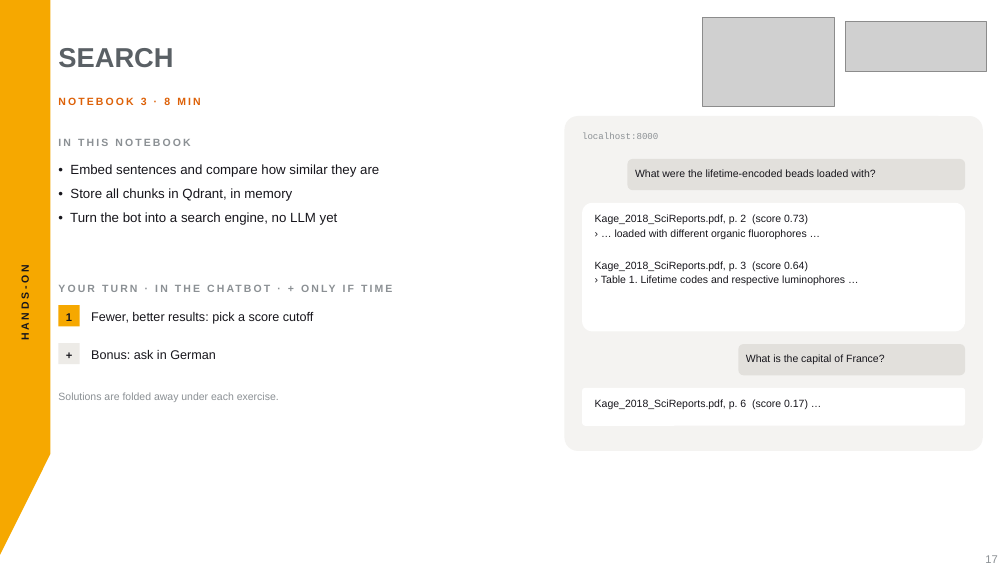
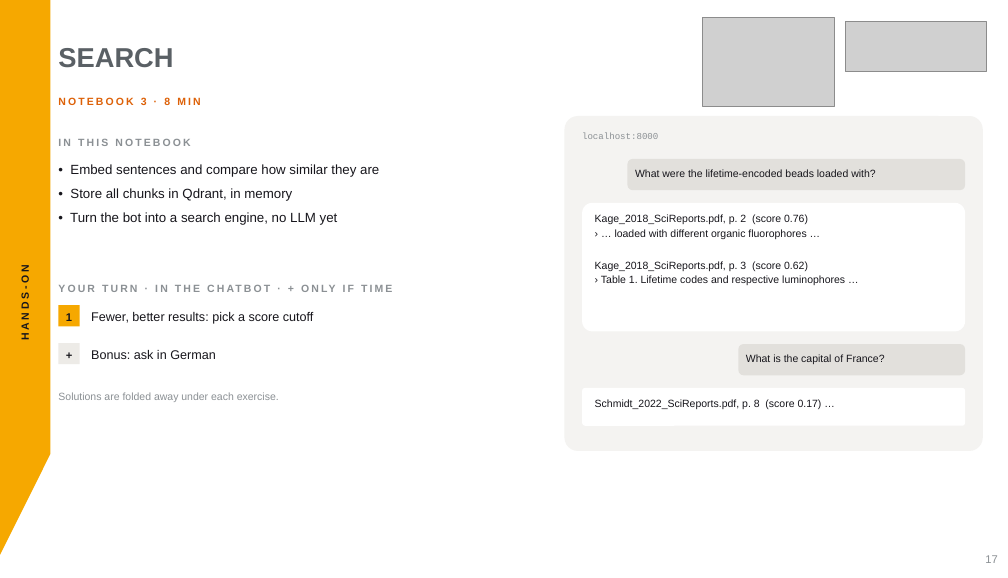
Before and after one commit to aihpi/workshop-rag-basics, a slide deck: slide 17 of slides/rag-workshop.pptx. Drawn at 1008x578 pixels with LibreOffice and Linux fonts; fonts in the diff are those of the drawing; grey boxes stand for pictures. Boxes give left, top, right and bottom in pixels: in the first picture for what was removed or moved away, otherwise in the second. Text is boxed around its words. In the diff, an @@ line names an element or a change of style, - is before the commit and + after.

```diff
--- a/slides/rag-workshop.pptx
+++ b/slides/rag-workshop.pptx
@@ text at bbox=[595, 214, 845, 285]: text changed @@
-Kage_2018_SciReports.pdf, p. 2 (score 0.73)
-› … loaded with different organic fluorophores …
-Kage_2018_SciReports.pdf, p. 3 (score 0.64)
-› Table 1. Lifetime codes and respective luminophores …
+Kage_2018_SciReports.pdf, p. 2 (score 0.76)
+› … loaded with different organic fluorophores …
+Kage_2018_SciReports.pdf, p. 3 (score 0.62)
+› Table 1. Lifetime codes and respective luminophores …
@@ text at bbox=[595, 399, 822, 409]: text changed @@
-Kage_2018_SciReports.pdf, p. 6 (score 0.17) …
+Schmidt_2022_SciReports.pdf, p. 8 (score 0.17) …
```
Also in this commit, not shown: 4 other slides changed, 10 other files.
